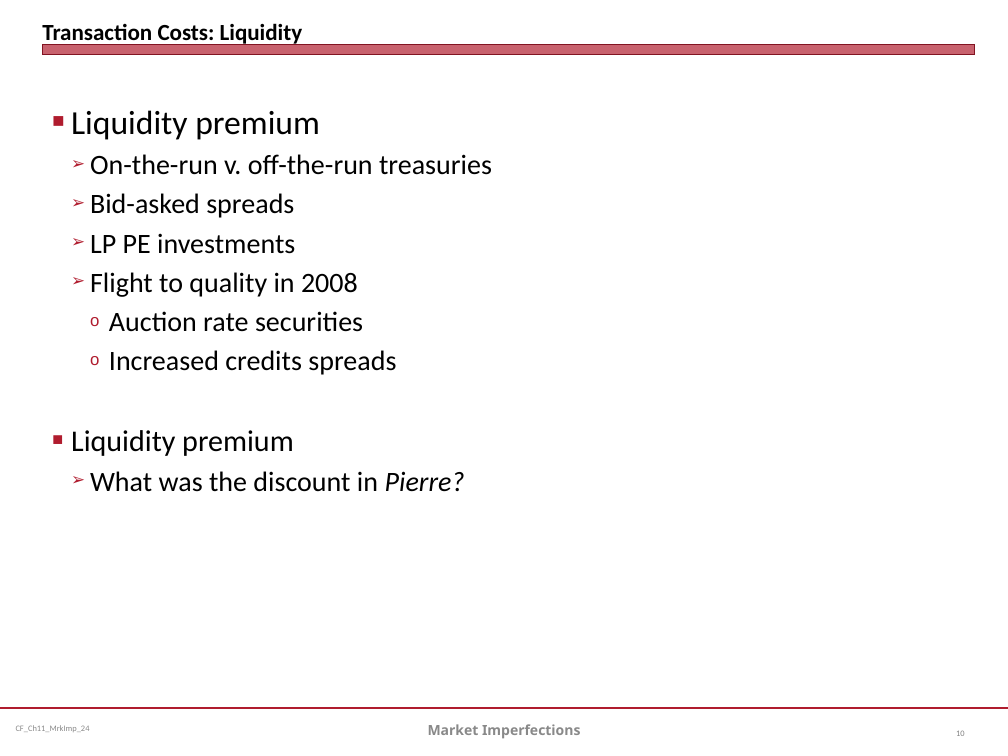
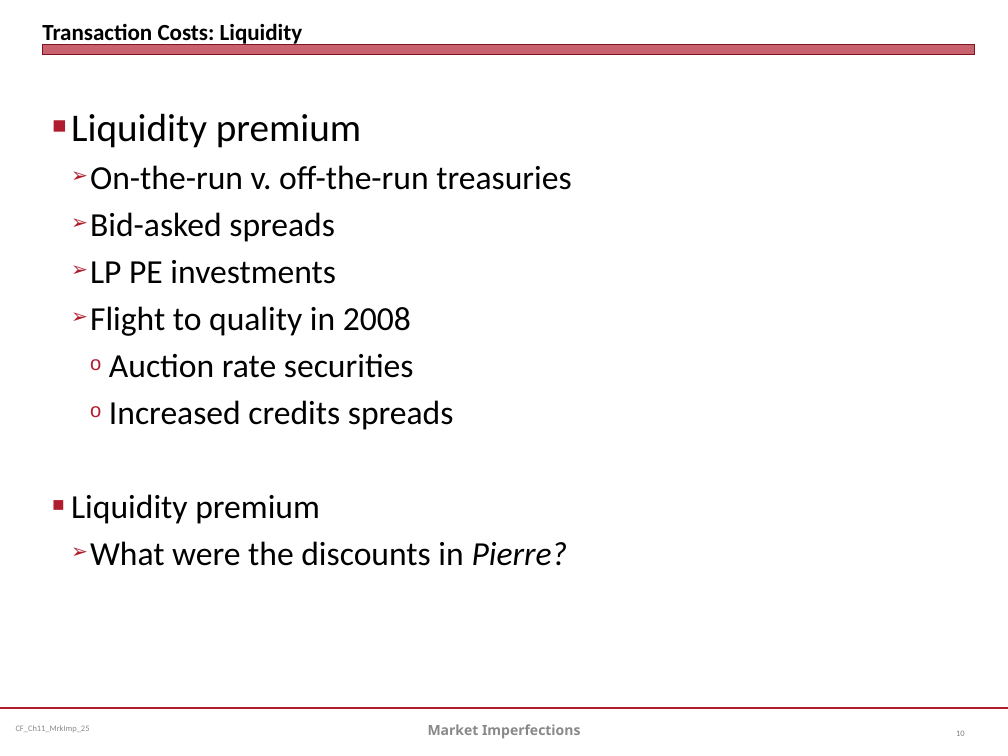
Before and after one commit to jmc877/Corporate-Finance, a slide deck: slide 10 of slides/CF_Ch11_MrkImp_24.pptx. Drawn at 1008x756 pixels with LibreOffice and Linux fonts; fonts in the diff are those of the drawing. Boxes give left, top, right and bottom in pixels: in the first picture for what was removed or moved away, otherwise in the second. Text is boxed around its words. In the diff, an @@ line names an element or a change of style, - is before the commit and + after.

```diff
--- a/slides/CF_Ch11_MrkImp_24.pptx
+++ b/slides/CF_Ch11_MrkImp_24.pptx
@@ text at (x1=71, y1=113, x2=571, y2=524): size 24 to 28 pt, size 21.5 to 24 pt in "Liquidity premium"; size 20 to 24 pt in "On-the-run v. off-the-run treasuries", "Bid-asked spreads", "LP PE investments", "Flight to quality in 2008" and 2 more places @@
@@ text at (x1=90, y1=541, x2=568, y2=566): text changed; size 20 to 24 pt @@
-  ➢ What was the discount in Pierre?
+  ➢ What were the discounts in Pierre?
```
Also in this commit, not shown: 23 other slides changed, 3 other files.
